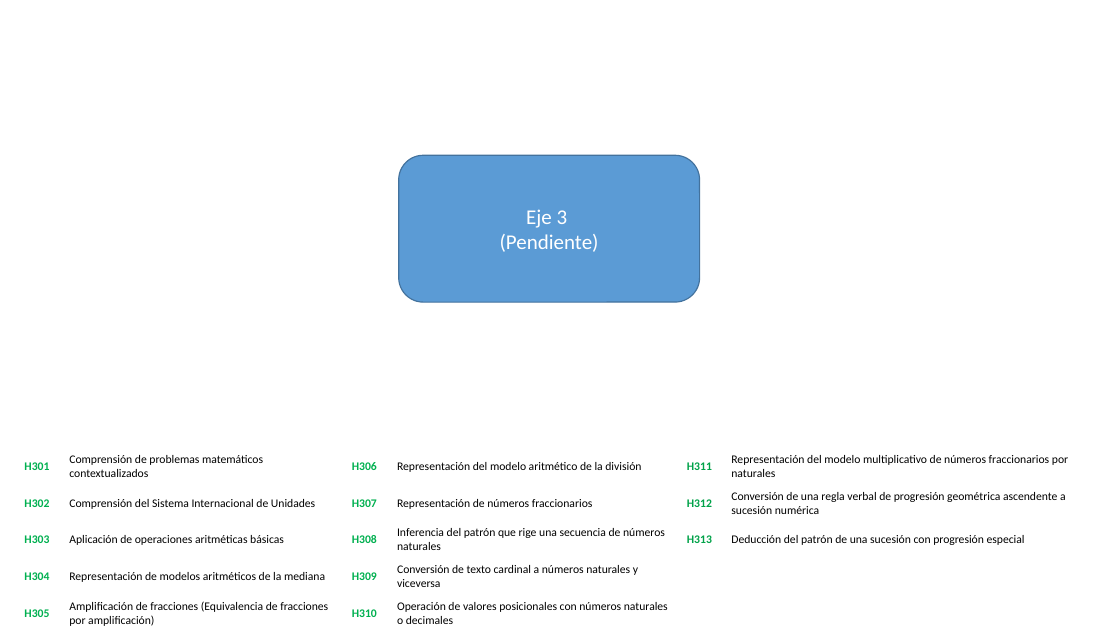
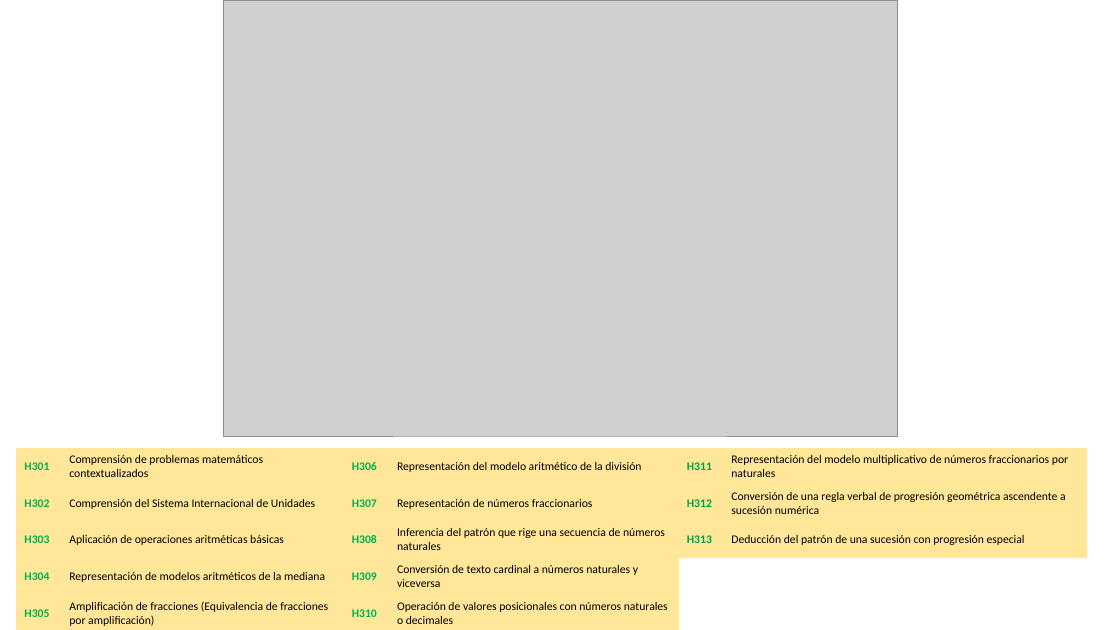
Before and after one commit to Adrifelcha/afchavez-019, a slide deck: slide 5 of Sandy-PrácticaDocente/CelsaVirgen/EDC_CalibracionNacional_04062019.pptx. Drawn at 1120x630 pixels with LibreOffice and Linux fonts; fonts in the diff are those of the drawing; grey boxes stand for pictures. Boxes give left, top, right and bottom in pixels: in the first picture for what was removed or moved away, otherwise in the second. Text is boxed around its words. In the diff, an @@ line names an element or a change of style, - is before the commit and + after.

```diff
--- a/Sandy-PrácticaDocente/CelsaVirgen/EDC_CalibracionNacional_04062019.pptx
+++ b/Sandy-PrácticaDocente/CelsaVirgen/EDC_CalibracionNacional_04062019.pptx
@@ picture added at [223, 0, 897, 436] @@
@@ rounded rectangle removed at [399, 155, 700, 302] @@
-Eje 3
-(Pendiente)
@@ table at [16, 448, 1086, 630] @@
@@ fill none to #FFE699 in 26 cells @@
```
Also in this commit, not shown: 16 other files.
